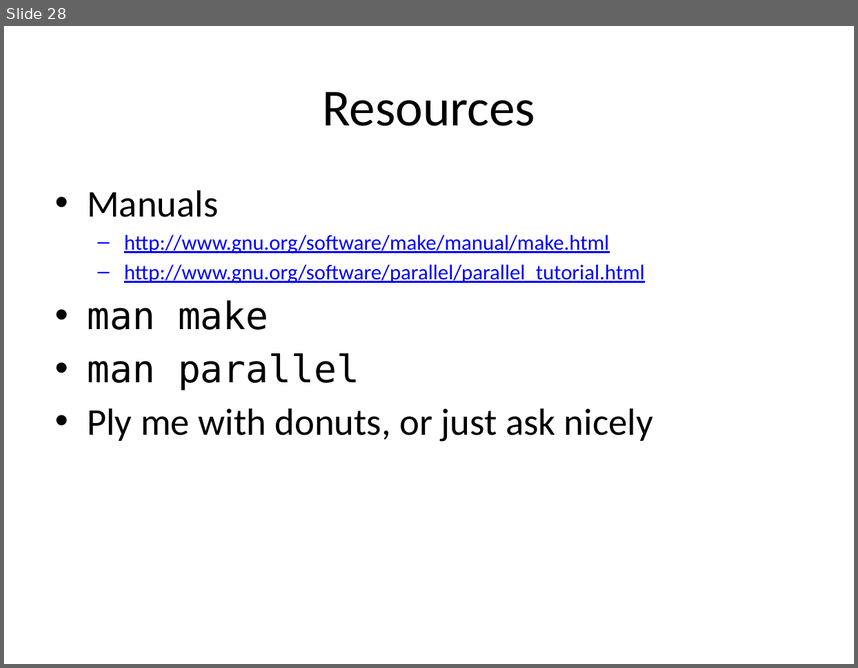
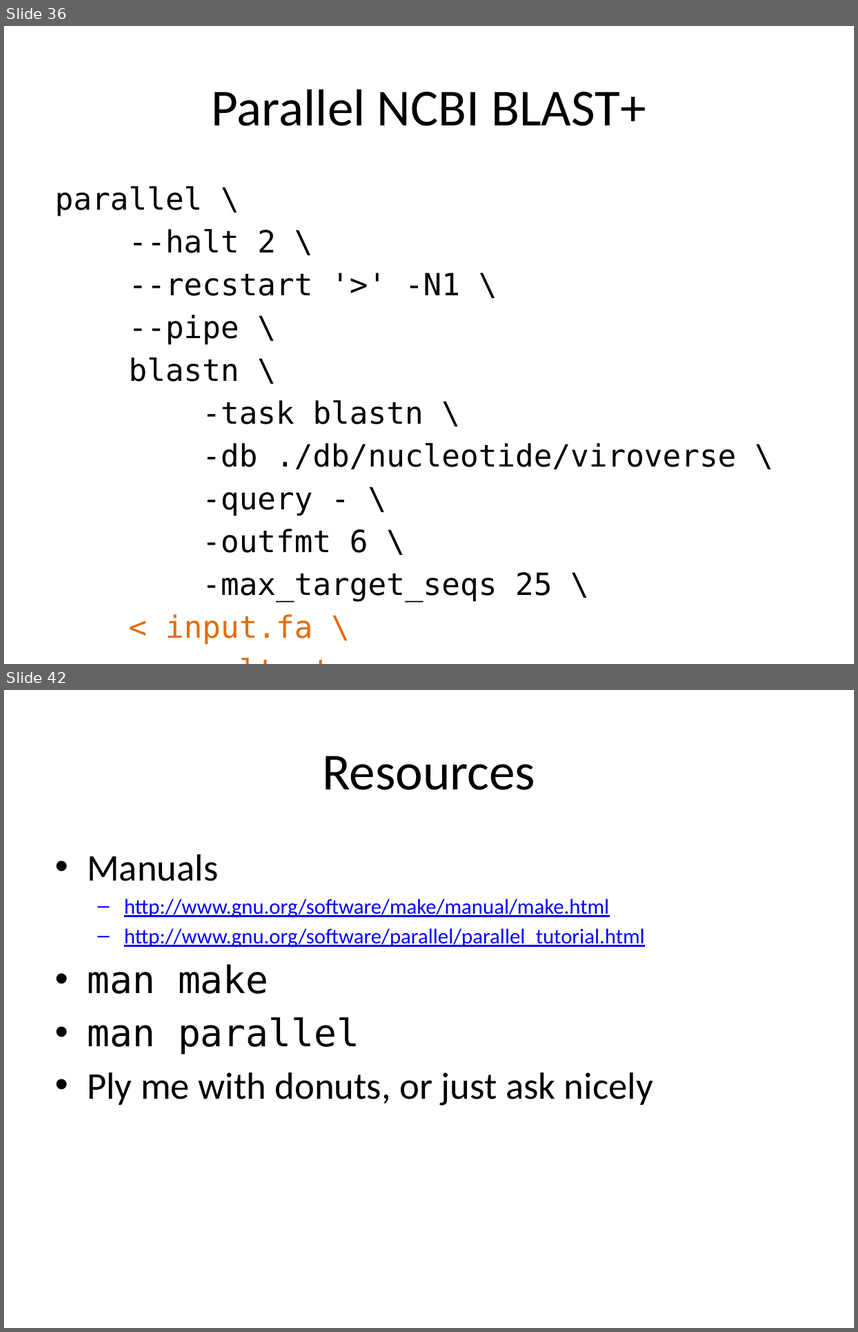
Before and after one commit to tsibley/Workflows-and-Parallel-Processing, a slide deck: CBG-2014-05-06.pptx. Shown one above the other, each under a label of ours: slide 28 before the commit, slides 36 and 42 after it; the slides between them are not shown. The pictures are 858x668 and 858x1332 pixels, drawn with LibreOffice and Linux fonts; fonts in the diff are those of the drawing. Boxes give left, top, right and bottom in pixels: in the first picture for what was removed or moved away, otherwise in the second. Text is boxed around its words. In the diff, an @@ line names an element or a change of style, - is before the commit and + after.

```diff
--- a/CBG-2014-05-06.pptx
+++ b/CBG-2014-05-06.pptx
@@ slide 36 added at (4, 26, 854, 664), background #FFFFFF @@
@@ title added at (211, 89, 646, 126), 44 pt, text #000000 @@
+Parallel NCBI BLAST+
@@ text added at (55, 186, 736, 644), 25.9 pt, text #000000 @@
+parallel \
+--halt 2 \
+--recstart '>' -N1 \
+--pipe \
+blastn \
+-task blastn \
+-db ./db/nucleotide/viroverse \
+-query - \
+-outfmt 6 \
+-max_target_seqs 25 \
+< input.fa \
+> results.tsv
@@ what was slide 28 is now slide 42 @@
```
Also in this commit, not shown: 3 slides changed, 14 other slides added, 1 slide removed.
